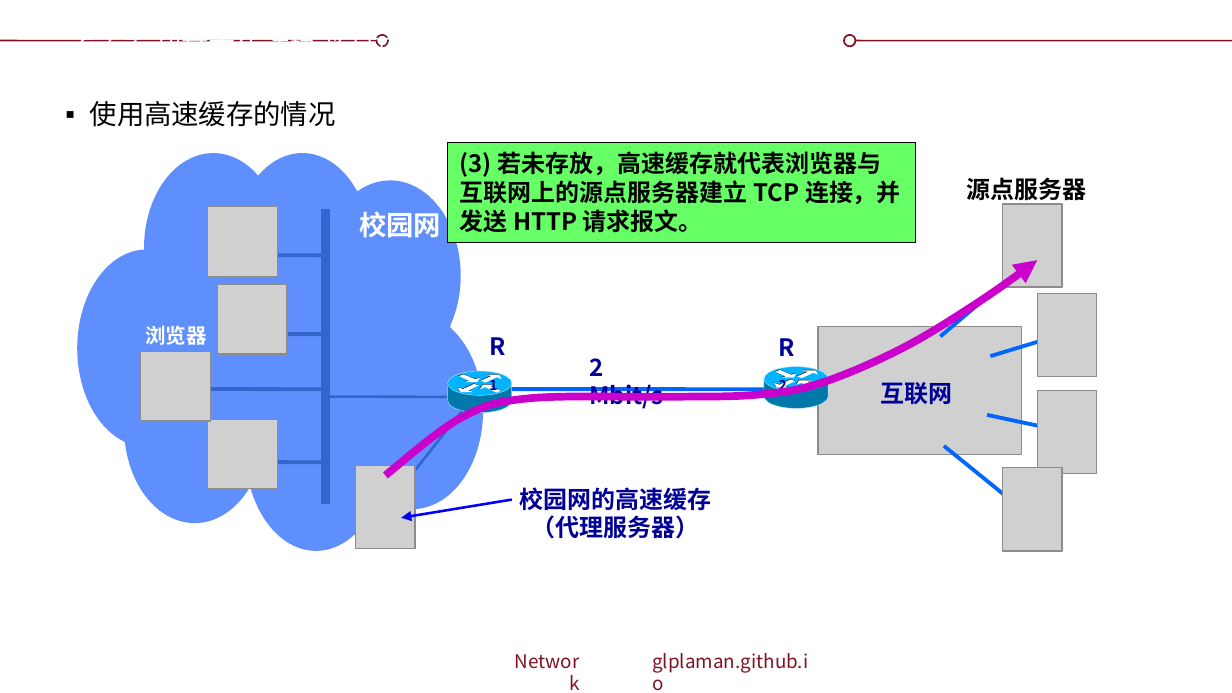
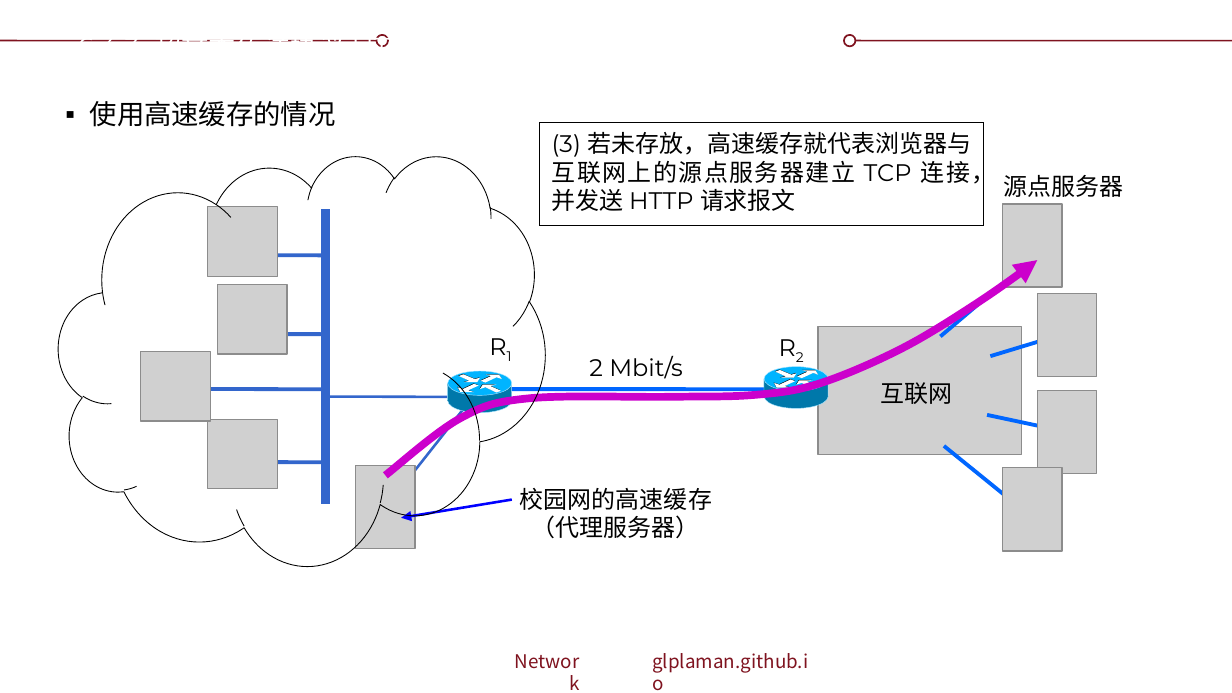
Before and after one commit to glplaman/glplaman.github.io, a slide deck: slide 78 of network/ppt/chap6.pptx. Drawn at 1232x693 pixels with LibreOffice and Linux fonts; fonts in the diff are those of the drawing; grey boxes stand for pictures; background and template pictures are left out. Boxes give left, top, right and bottom in pixels: in the first picture for what was removed or moved away, otherwise in the second. Text is boxed around its words. In the diff, an @@ line names an element or a change of style, - is before the commit and + after.

```diff
--- a/network/ppt/chap6.pptx
+++ b/network/ppt/chap6.pptx
@@ rectangle "(3) 若未存放，高速缓存就代表浏览器与互联网上的源点服务器建立 TCP 连接，并发送 HTTP ...": place and size @@
-rectangle "(3) 若未存放，高速缓存就代表浏览器与互联网上的源点服务器建立 TCP 连接，并发送 HTTP ..." at bbox=[447, 143, 914, 243]
+rectangle "(3) 若未存放，高速缓存就代表浏览器与互联网上的源点服务器建立 TCP 连接，并发送 HTTP ..." at bbox=[540, 122, 984, 225]
@@ rectangle "(3) 若未存放，高速缓存就代表浏览器与互联网上的源点服务器建立 TCP 连接，并发送 HTTP ..." at bbox=[540, 122, 984, 225]: fill #66FF66 to none @@
@@ text in rectangle at bbox=[552, 132, 996, 211]: text changed; font Noto Sans CJK SC to Montserrat; bold off @@
-(3) 若未存放，高速缓存就代表浏览器与互联网上的源点服务器建立 TCP 连接，并发送 HTTP 请求报文。
+(3) 若未存放，高速缓存就代表浏览器与互联网上的源点服务器建立 TCP 连接，并发送 HTTP 请求报文
@@ cloud added at bbox=[59, 155, 546, 565], outline #000000 0.5 pt @@
@@ text "源点服务器": place and size @@
-text "源点服务器" at bbox=[967, 177, 1087, 205]
+text "源点服务器" at bbox=[1004, 175, 1124, 197]
@@ text "源点服务器" at bbox=[1004, 175, 1124, 197]: font Noto Sans CJK SC to Montserrat, bold off @@
@@ font Noto Sans CJK SC to Montserrat, text colour #000099 to #000000, bold off in 5 elements at bbox=[881, 382, 953, 404], bbox=[520, 488, 712, 538], bbox=[779, 333, 806, 362], bbox=[489, 333, 513, 362], bbox=[589, 355, 682, 379] @@
@@ group removed at bbox=[78, 153, 483, 551]: 8 ellipses, 1 freeform shape @@
```
Also in this commit, not shown: 23 other slides changed, 8 other files.
